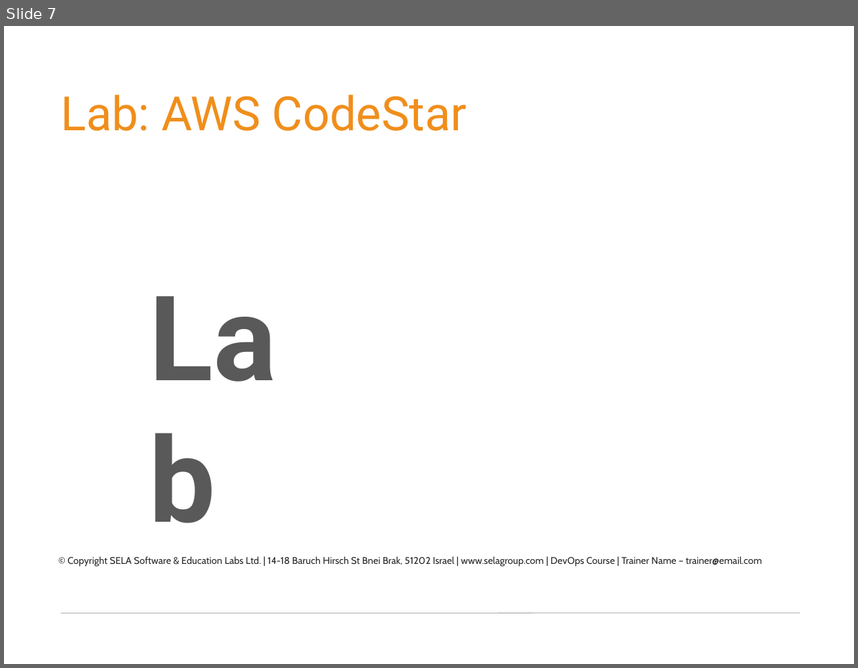
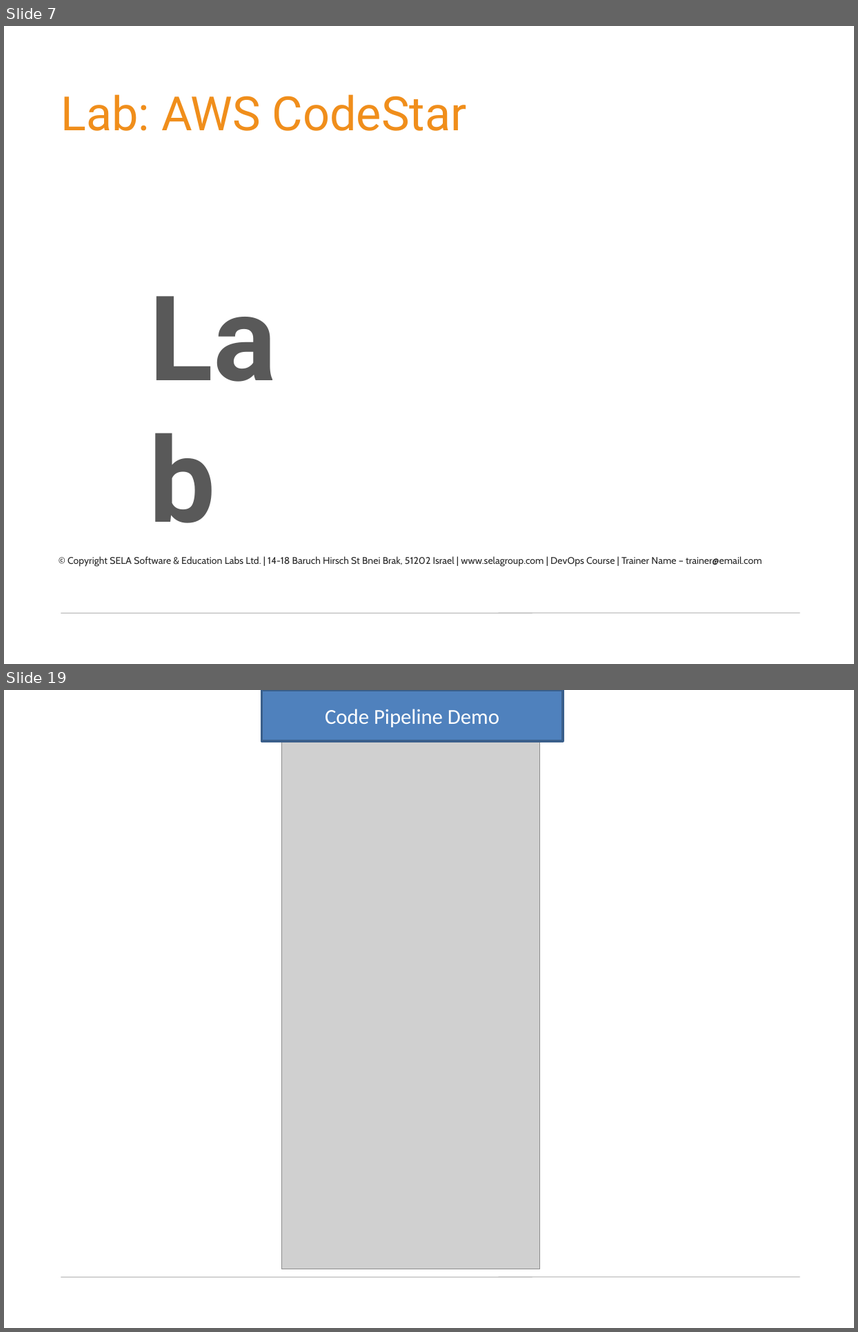
Before and after one commit to germanilia/AWS-MicroServices-Lmabda, a slide deck: Module 04 Building a CI:CD pipeline for serverless applications within AWS (Lambda).pptx. Shown one above the other, each under a label of ours: slide 7 before the commit, slides 7 and 19 after it; the slides between them are not shown. The pictures are 858x668 and 858x1332 pixels, drawn with LibreOffice and Linux fonts; fonts in the diff are those of the drawing; grey boxes stand for pictures; background and template pictures are left out. Boxes give left, top, right and bottom in pixels: in the first picture for what was removed or moved away, otherwise in the second. Text is boxed around its words. In the diff, an @@ line names an element or a change of style, - is before the commit and + after.

```diff
--- a/Module 04 Building a CI:CD pipeline for serverless applications within AWS (Lambda).pptx
+++ b/Module 04 Building a CI:CD pipeline for serverless applications within AWS (Lambda).pptx
@@ slide 19 added at (4,690,854,1328), background picture (left out); not listed: 1 template element that a slide beside it also shows @@
@@ rectangle added at (261,690,562,741), fill #4F81BD, outline #3A5F8C 2 pt, 18 pt, text #FFFFFF @@
+Code Pipeline Demo
@@ picture added at (282,715,539,1269) @@
```
Also in this commit, not shown: 14 other slides added, 19 other files.
